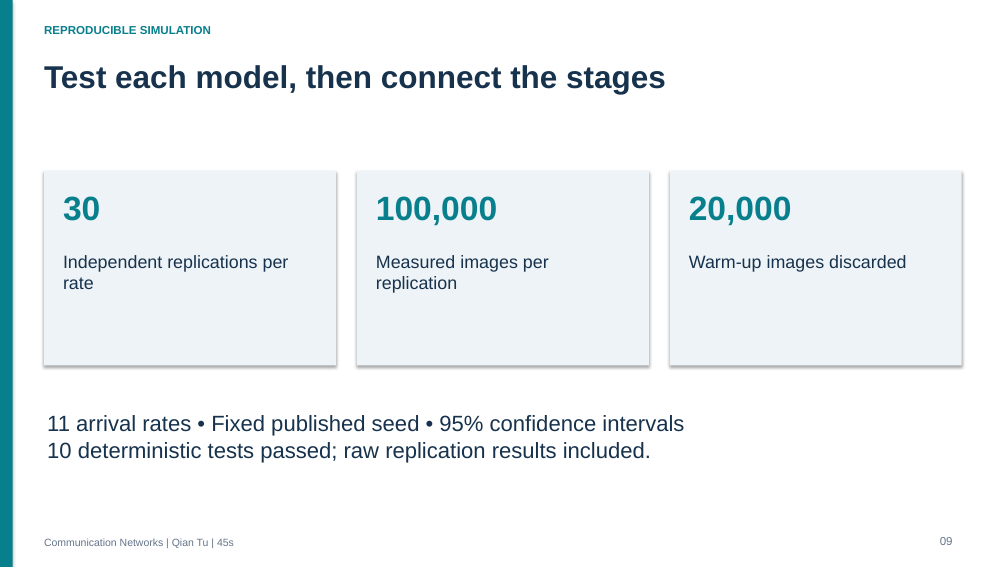
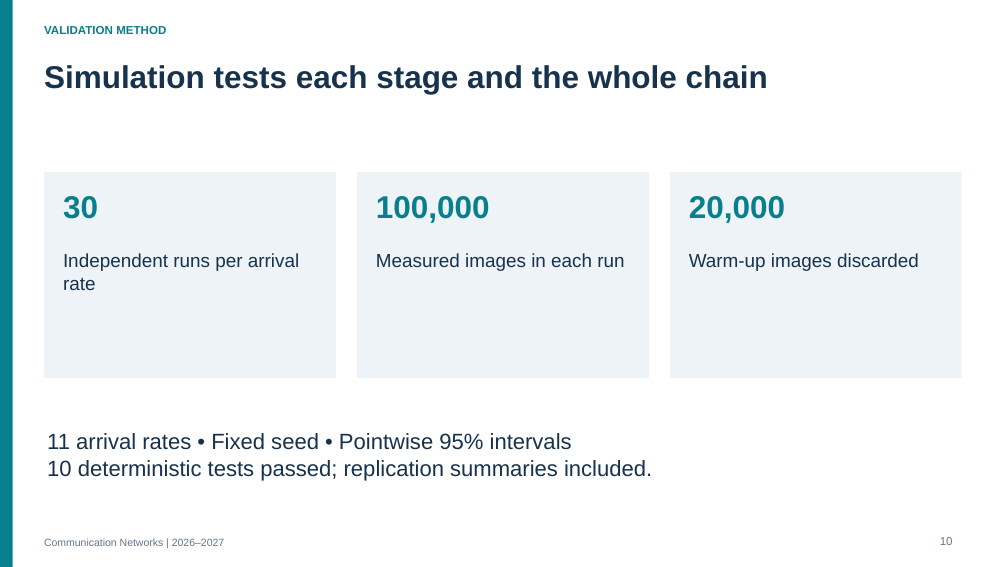
Before and after one commit to thelu260325/-, a slide deck: slide 10 of deliverables/communication_networks_2026_project/project/slides/Communication_Networks_Presentation.pptx (slide 9 before the commit). Drawn at 1008x567 pixels with LibreOffice and Linux fonts; fonts in the diff are those of the drawing. Boxes give left, top, right and bottom in pixels: in the first picture for what was removed or moved away, otherwise in the second. Text is boxed around its words. In the diff, an @@ line names an element or a change of style, - is before the commit and + after.

Commit message:
Review communication networks presentation and speaking script

```diff
--- a/deliverables/communication_networks_2026_project/project/slides/Communication_Networks_Presentation.pptx
+++ b/deliverables/communication_networks_2026_project/project/slides/Communication_Networks_Presentation.pptx
@@ rectangle removed at bbox=[0, 0, 1008, 567] @@
@@ text at bbox=[44, 26, 166, 34]: text changed @@
-REPRODUCIBLE SIMULATION
+VALIDATION METHOD
@@ text at bbox=[44, 65, 768, 94]: text changed @@
-Test each model, then connect the stages
+Simulation tests each stage and the whole chain
@@ rectangle: place and size @@
-rectangle at bbox=[44, 171, 336, 365]
+rectangle at bbox=[44, 172, 336, 378]
@@ shadow off in 4 elements at bbox=[0, 0, 13, 567], bbox=[44, 172, 336, 378], bbox=[670, 172, 962, 378], bbox=[357, 172, 649, 378] @@
@@ rectangle: place and size @@
-rectangle at bbox=[357, 171, 649, 365]
+rectangle at bbox=[357, 172, 649, 378]
@@ rectangle: place and size @@
-rectangle at bbox=[670, 171, 962, 365]
+rectangle at bbox=[670, 172, 962, 378]
@@ size 32 to 30 pt; line spacing 39pt to 36.6pt in 3 elements at bbox=[63, 196, 98, 219], bbox=[689, 196, 785, 223], bbox=[376, 196, 490, 223] @@
@@ text at bbox=[63, 253, 299, 271]: text changed; size 17 to 18 pt @@
-Independent replications per
+Independent runs per arrival
@@ text at bbox=[376, 253, 624, 271]: text changed; size 17 to 18 pt @@
-Measured images per
-replication
+Measured images in each run
@@ text "Warm-up images discarded" at bbox=[689, 253, 919, 271]: size 17 to 18 pt; line spacing 20.7pt to 22pt @@
@@ text at bbox=[63, 277, 96, 290]: size 17 to 18 pt in "rate"; line spacing 20.7pt to 22pt @@
@@ text at bbox=[47, 433, 652, 481]: text changed @@
-11 arrival rates • Fixed published seed • 95% confidence intervals
-10 deterministic tests passed; raw replication results included.
+11 arrival rates • Fixed seed • Pointwise 95% intervals
+10 deterministic tests passed; replication summaries included.
@@ text at bbox=[44, 538, 224, 546]: text changed @@
-Communication Networks | Qian Tu | 45s
+Communication Networks | 2026–2027
@@ text at bbox=[940, 537, 953, 545]: text changed @@
-09
+10
```
Also in this commit, not shown: 7 other slides changed, 7 slides added, 6 slides removed, 26 other files.
